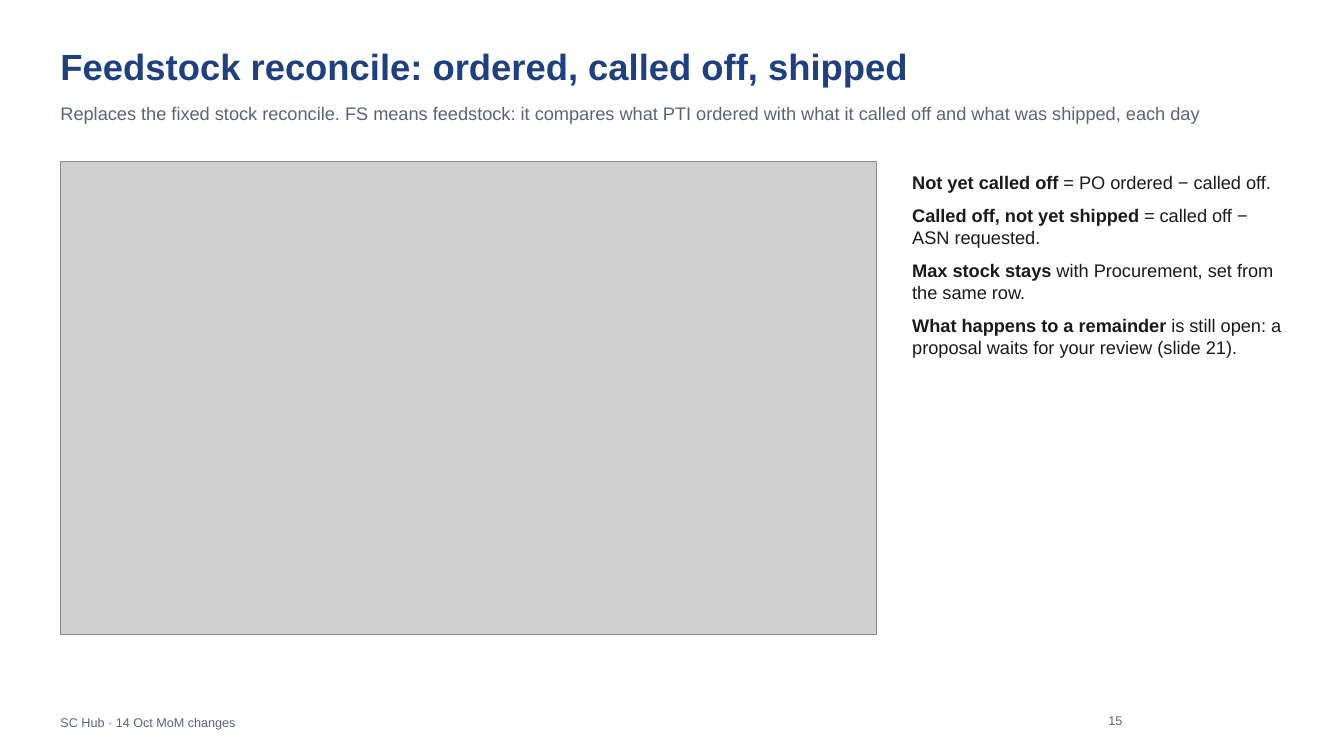
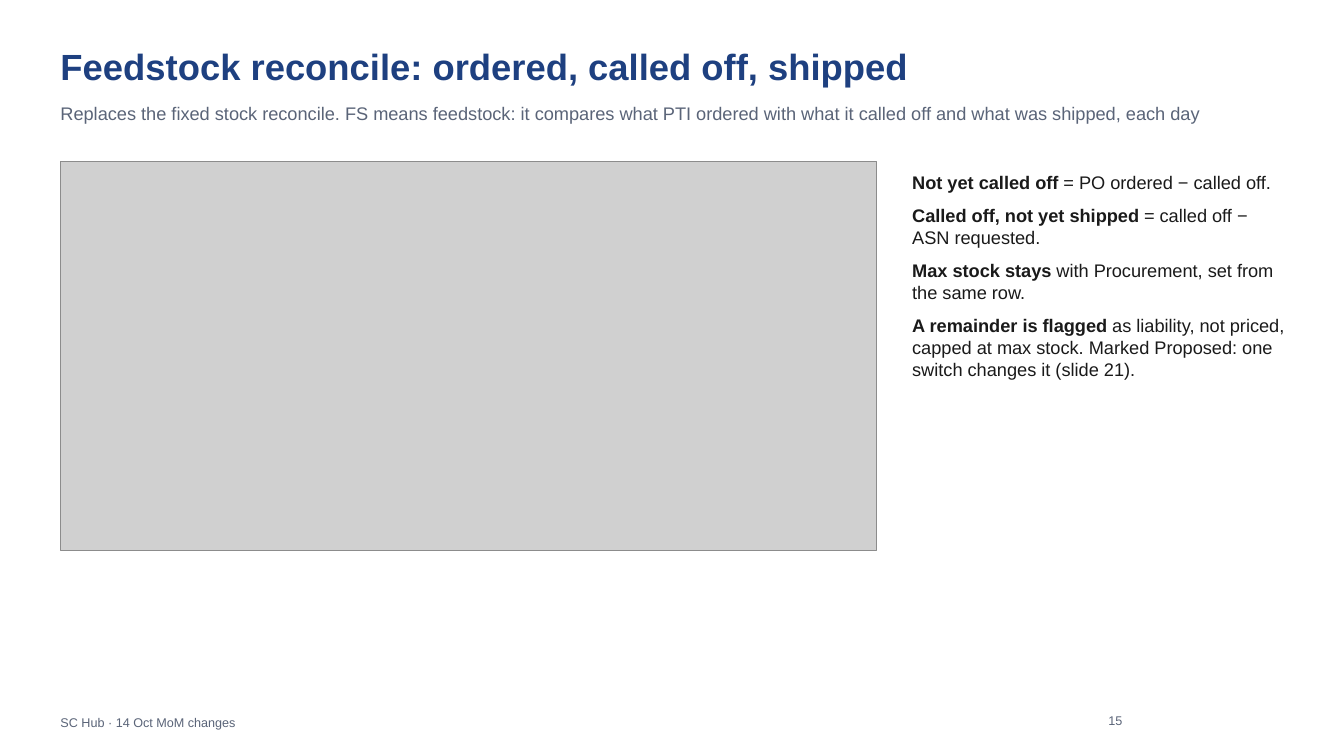
Before and after one commit to javal999/paragon-supplier-portal, a slide deck: slide 15 of docs/supplier-hub/user-guide/SC-Hub-MoM-14-Oct-What-Changed.pptx. Drawn at 1344x756 pixels with LibreOffice and Linux fonts; fonts in the diff are those of the drawing; grey boxes stand for pictures; background and template pictures are left out. Boxes give left, top, right and bottom in pixels: in the first picture for what was removed or moved away, otherwise in the second. Text is boxed around its words. In the diff, an @@ line names an element or a change of style, - is before the commit and + after.

```diff
--- a/docs/supplier-hub/user-guide/SC-Hub-MoM-14-Oct-What-Changed.pptx
+++ b/docs/supplier-hub/user-guide/SC-Hub-MoM-14-Oct-What-Changed.pptx
@@ picture: place and size @@
-picture at box(60, 161, 877, 635)
+picture at box(60, 161, 877, 551)
@@ text at box(912, 318, 1284, 380): text changed @@
-• What happens to a remainder is still open: a proposal waits for your review (slide 21).
+• A remainder is flagged as liability, not priced, capped at max stock. Marked Proposed: one switch changes it (slide 21).
```
Also in this commit, not shown: 2 other slides changed, 3 other files.
